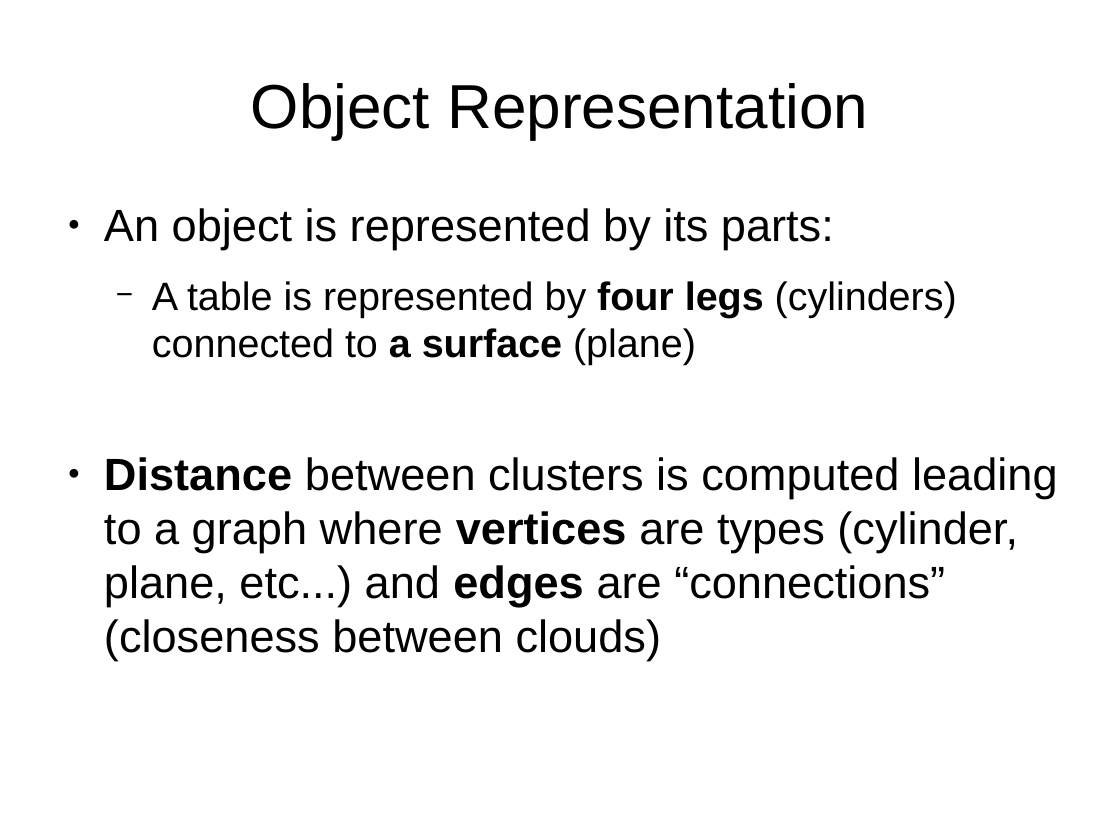
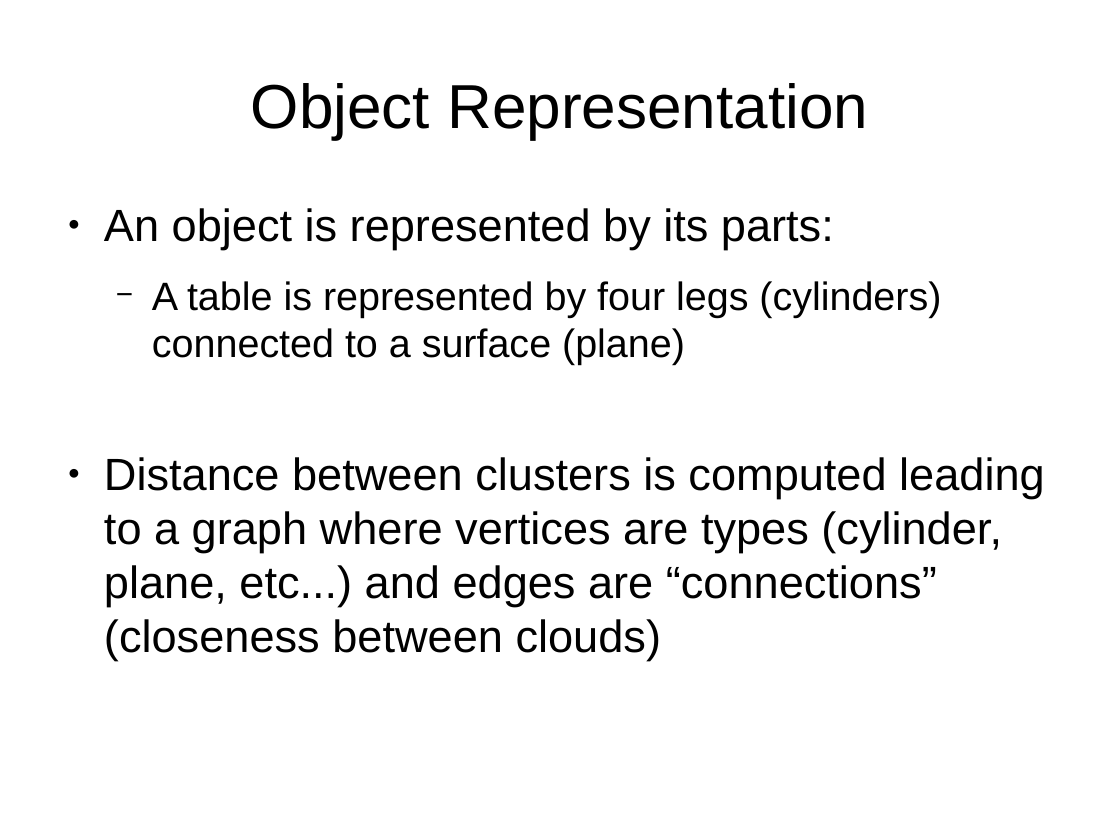
Before and after one commit to nwpuautolanding/OOR, a slide deck: slide 12 of Presentation/presentation_quim.odp. Drawn at 1120x840 pixels with LibreOffice and Linux fonts; fonts in the diff are those of the drawing. Boxes give left, top, right and bottom in pixels: in the first picture for what was removed or moved away, otherwise in the second. Text is boxed around its words. In the diff, an @@ line names an element or a change of style, - is before the commit and + after.

```diff
--- a/Presentation/presentation_quim.odp
+++ b/Presentation/presentation_quim.odp
@@ text at <box>104,281,1045,661</box>: bold off in "four legs a surface", "Distance vertices edges" @@
```
Also in this commit, not shown: 5 other slides changed.
